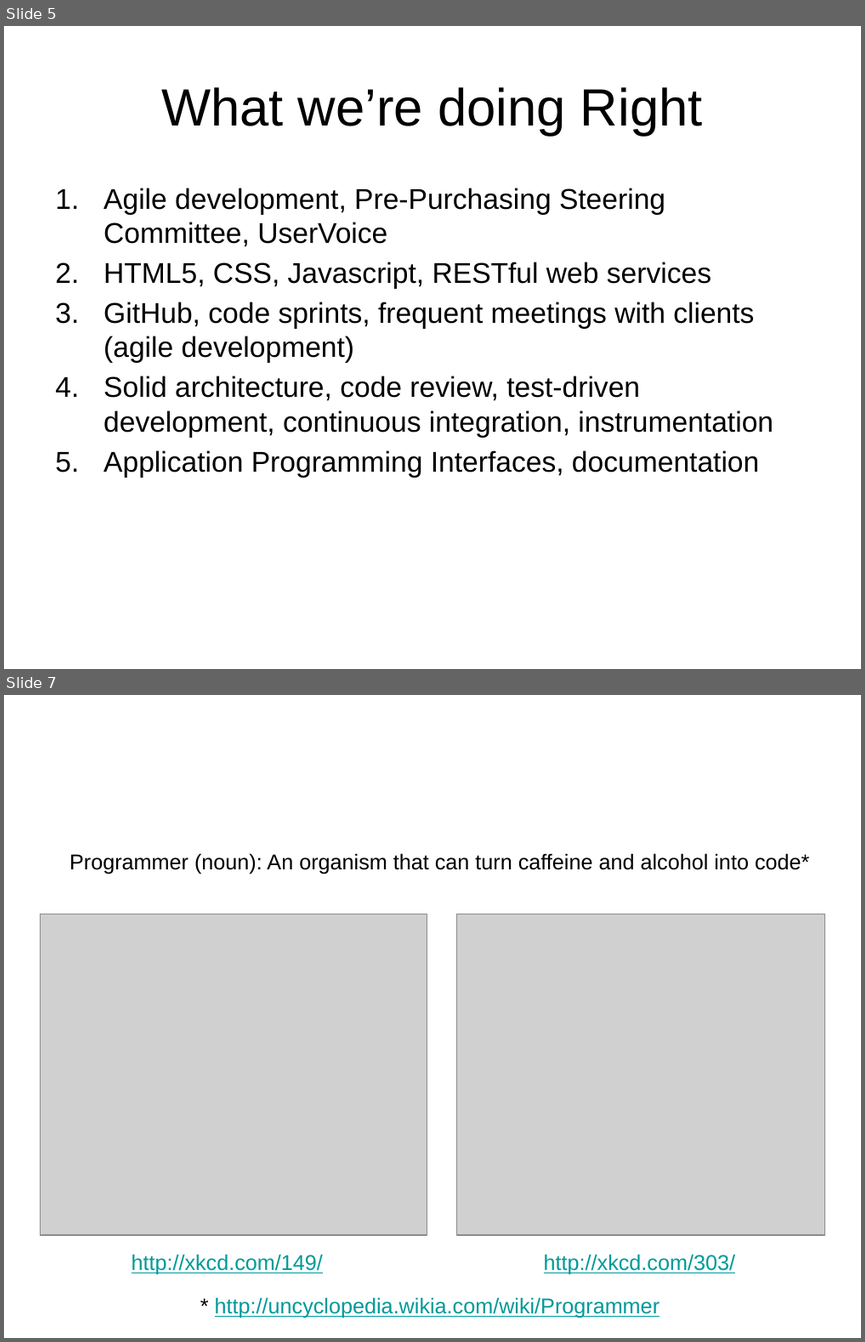
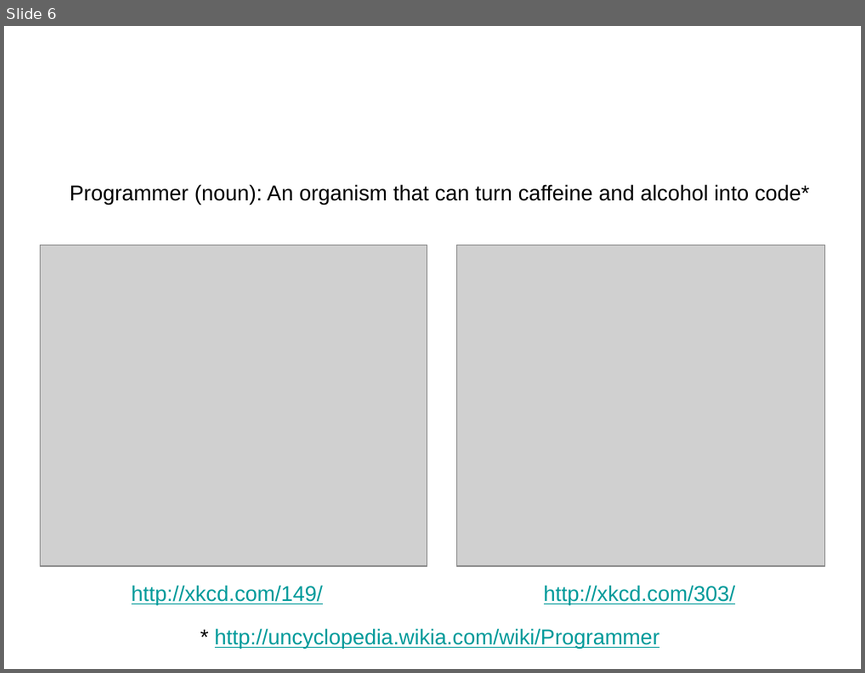
Before and after one commit to acgetchell/Presentations, a slide deck: TIF-Ignite.pptx. Shown one above the other, each under a label of ours: slides 5 and 7 before the commit, slide 6 after it; the slides between them are not shown. The pictures are 865x1342 and 865x673 pixels, drawn with LibreOffice and Linux fonts; fonts in the diff are those of the drawing; grey boxes stand for pictures; background and template pictures are left out. Boxes give left, top, right and bottom in pixels: in the first picture for what was removed or moved away, otherwise in the second. Text is boxed around its words. In the diff, an @@ line names an element or a change of style, - is before the commit and + after.

Commit message:
Separated TIF-Ignite and Online Pre-Purchasing presentations

```diff
--- a/TIF-Ignite.pptx
+++ b/TIF-Ignite.pptx
@@ slide 5 removed at bbox=[4, 26, 861, 669], background picture (left out) @@
@@ title removed at bbox=[161, 87, 703, 136] @@
-What we’re doing Right
@@ text removed at bbox=[103, 188, 773, 477] @@
-1. Agile development, Pre-Purchasing Steering Committee, UserVoice
-2. HTML5, CSS, Javascript, RESTful web services
-3. GitHub, code sprints, frequent meetings with clients (agile development)
-4. Solid architecture, code review, test-driven development, continuous integration, instrumentation
-5. Application Programming Interfaces, documentation
@@ what was slide 7 is now slide 6 @@
```
Also in this commit, not shown: 4 slides changed, 5 slides added, 5 other slides removed, 3 other files.
